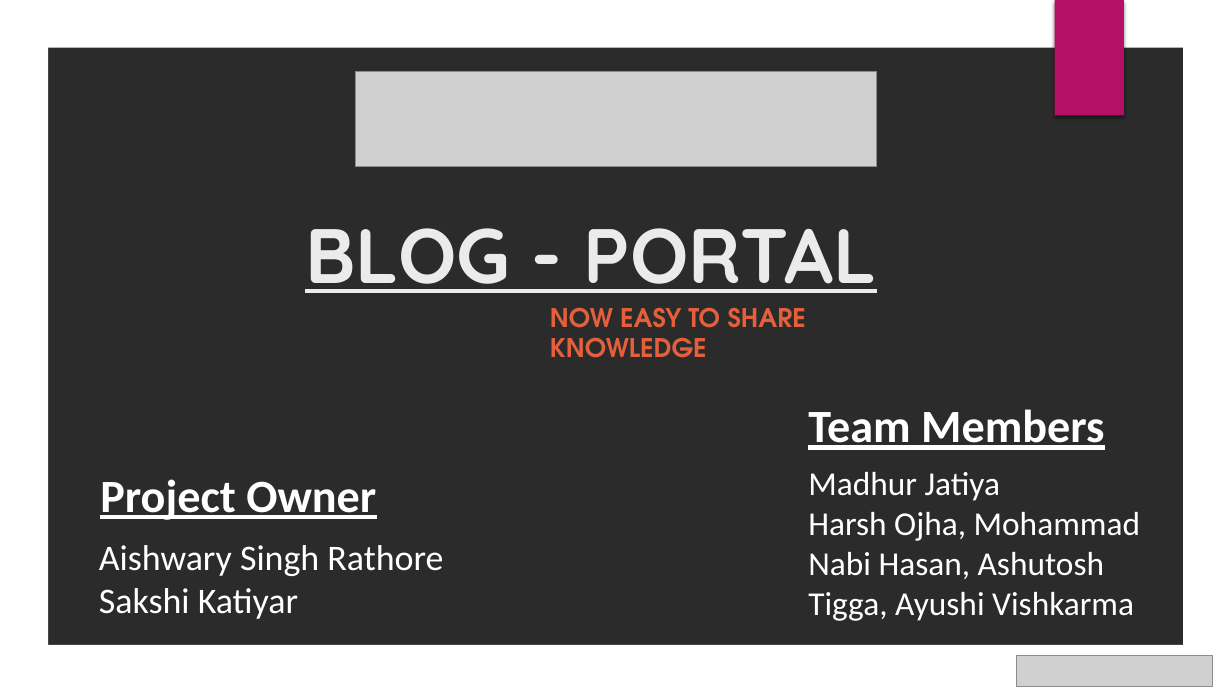
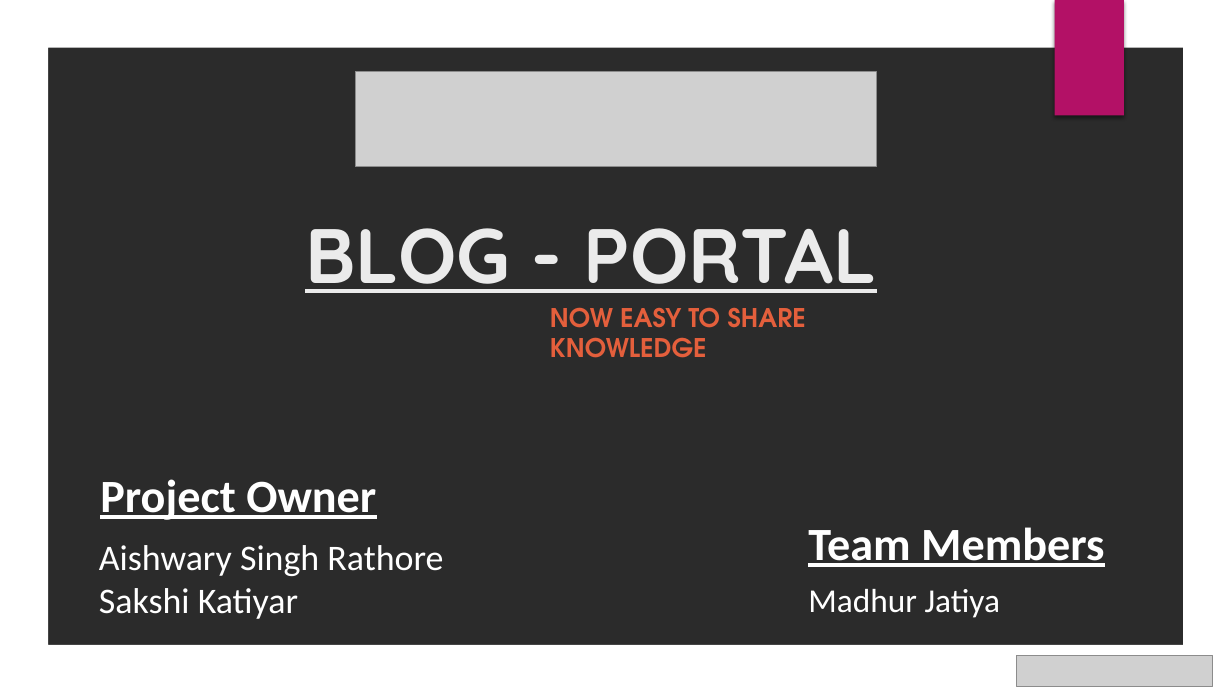
Before and after one commit to Blog-Portal/Blog-Portal-Frontend, a slide deck: slide 1 of Blog_Portal_Madhur_Jatiya.pptx. Drawn at 1232x693 pixels with LibreOffice and Linux fonts; fonts in the diff are those of the drawing; grey boxes stand for pictures; background and template pictures are left out; a plain dark background stands for a picture behind light text. Boxes give left, top, right and bottom in pixels: in the first picture for what was removed or moved away, otherwise in the second. Text is boxed around its words. In the diff, an @@ line names an element or a change of style, - is before the commit and + after.

Commit message:
update ppt

```diff
--- a/Blog_Portal_Madhur_Jatiya.pptx
+++ b/Blog_Portal_Madhur_Jatiya.pptx
@@ text "Team Members": place and size @@
-text "Team Members" at [808, 409, 1104, 450]
+text "Team Members" at [808, 527, 1104, 567]
@@ text at [808, 512, 1140, 621]: paragraph removed @@
-Harsh Ojha, Mohammad Nabi Hasan, Ashutosh Tigga, Ayushi Vishkarma
@@ text "Madhur Jatiya": place and size @@
-text "Madhur Jatiya" at [808, 472, 1140, 621]
+text "Madhur Jatiya" at [808, 589, 1000, 618]
```
